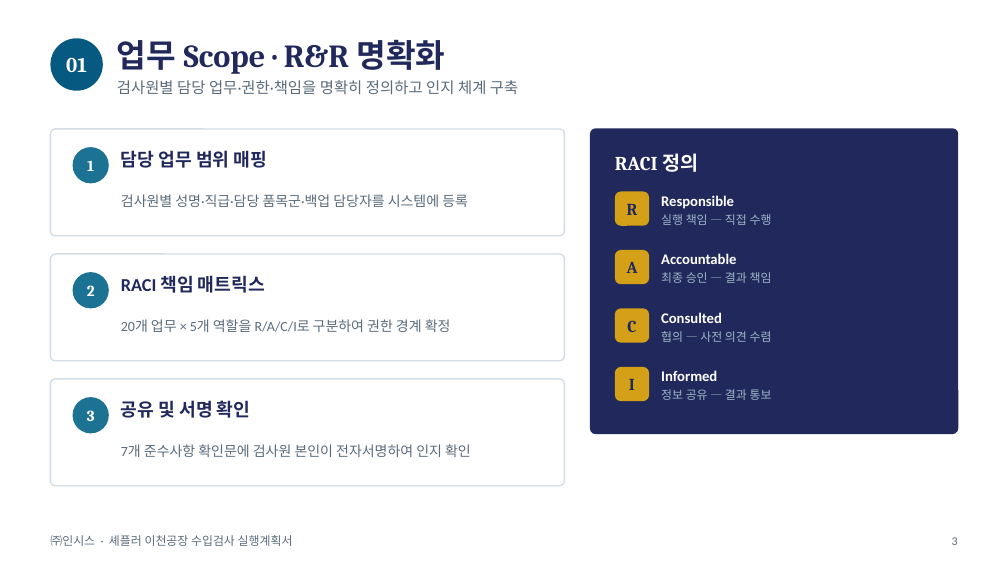
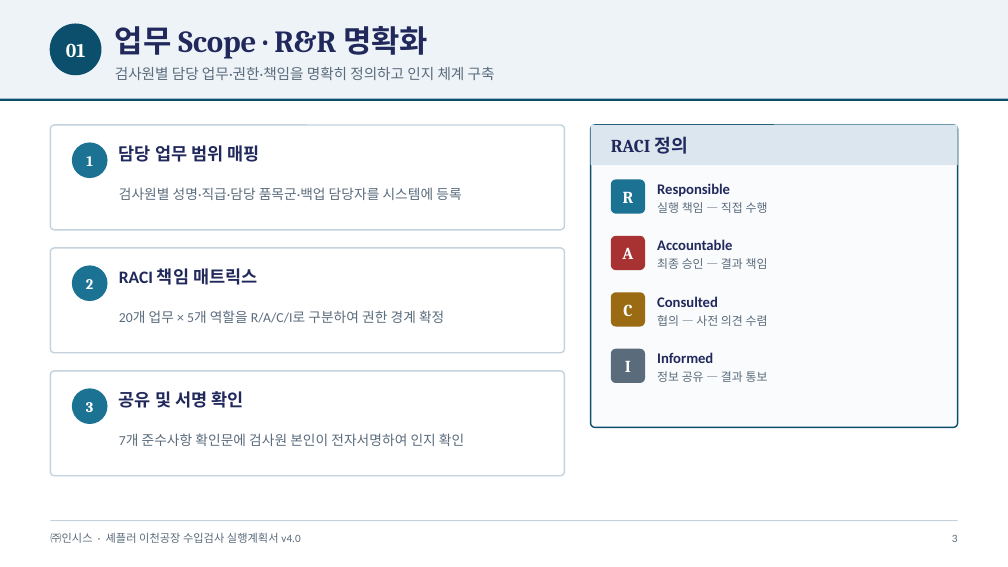
Before and after one commit to Insys-HQ/Insys-review, a slide deck: slide 3 of action_plan.pptx. Drawn at 1008x567 pixels with LibreOffice and Linux fonts; fonts in the diff are those of the drawing. Boxes give left, top, right and bottom in pixels: in the first picture for what was removed or moved away, otherwise in the second. Text is boxed around its words. In the diff, an @@ line names an element or a change of style, - is before the commit and + after.

Commit message:
action_plan.pptx v2.0 - print-optimized light background, 14 slides aligned with ims v8.3

```diff
--- a/action_plan.pptx
+++ b/action_plan.pptx
@@ rectangle added at [0, 0, 1008, 99], fill #EEF3F7 @@
@@ 3 texts, 1 ellipse: place and size @@
-3 texts, 1 ellipse at [50, 38, 518, 94]
+3 texts, 1 ellipse at [50, 24, 495, 80]
@@ text "01" at [66, 43, 85, 57]: size 15 to 14 pt @@
@@ ellipse at [50, 24, 101, 75]: fill #065A82 to #0B4F6C; outline none to #0B4F6C 1 pt @@
@@ text "업무 Scope · R&R 명확화" at [115, 26, 428, 59]: size 23 to 22 pt @@
@@ rectangle added at [0, 99, 1008, 101], fill #0B4F6C @@
@@ rounded rectangle at [591, 125, 958, 427]: fill #21295C to #FAFBFC; outline #21295C 1 pt to #0B4F6C 1 pt; proportions changed @@
@@ rectangle added at [591, 125, 958, 165], fill #DCE6EE @@
@@ text "RACI 정의": place and size @@
-text "RACI 정의" at [615, 153, 698, 172]
+text "RACI 정의" at [611, 136, 687, 154]
@@ text "RACI 정의" at [611, 136, 687, 154]: size 14 to 13 pt, text colour #FFFFFF to #21295C @@
@@ rounded rectangle at [611, 179, 645, 214]: fill #D4A017 to #1C7293; proportions changed @@
@@ text "실행 책임 — 직접 수행": place and size @@
-text "실행 책임 — 직접 수행" at [661, 214, 772, 225]
+text "실행 책임 — 직접 수행" at [657, 202, 768, 213]
@@ rounded rectangle at [611, 236, 645, 270]: fill #D4A017 to #A83232; proportions changed @@
@@ 3 rounded rectangles, 2 ellipses: place and size @@
-3 rounded rectangles, 2 ellipses at [50, 129, 958, 433]
+3 rounded rectangles, 2 ellipses at [50, 125, 958, 427]
@@ 8 texts, 3 rounded rectangles: place and size @@
-8 texts, 3 rounded rectangles at [615, 192, 772, 343]
+8 texts, 3 rounded rectangles at [611, 179, 768, 327]
@@ rounded rectangle at [611, 292, 645, 327]: fill #D4A017 to #9A6B12; proportions changed @@
@@ text colour #21295C to #FFFFFF in 4 elements at [623, 191, 634, 203], [622, 247, 633, 259], [623, 304, 632, 316], [625, 361, 631, 372] @@
@@ 3 texts, 1 rounded rectangle: place and size @@
-3 texts, 1 rounded rectangle at [615, 367, 772, 401]
+3 texts, 1 rounded rectangle at [611, 349, 768, 383]
@@ rounded rectangle at [611, 349, 645, 383]: fill #D4A017 to #5A6B7C; proportions changed @@
@@ text colour #FFFFFF to #21295C in 4 elements at [657, 183, 730, 197], [657, 239, 732, 250], [657, 296, 718, 307], [657, 352, 713, 363] @@
@@ outline #D3DDE6 1 pt to #C4D2DD 1 pt; proportions changed in 3 elements at [50, 125, 564, 230], [50, 248, 564, 353], [50, 371, 564, 476] @@
@@ 5 texts, 1 rounded rectangle, 1 ellipse: place and size @@
-5 texts, 1 rounded rectangle, 1 ellipse at [50, 275, 564, 486]
+5 texts, 1 rounded rectangle, 1 ellipse at [50, 268, 564, 476]
@@ size 11 to 10.5 pt in 4 elements at [86, 156, 93, 166], [86, 279, 93, 289], [115, 67, 495, 80], [86, 402, 93, 412] @@
@@ outline none to #1C7293 1 pt in 3 elements at [73, 143, 107, 177], [73, 266, 107, 300], [73, 389, 107, 423] @@
@@ size 13 to 12.5 pt in 3 elements at [119, 145, 259, 162], [119, 268, 257, 285], [119, 391, 243, 408] @@
@@ text colour #9FB6C6 to #5A6B7C in 4 elements at [657, 202, 768, 213], [657, 258, 768, 269], [657, 315, 768, 326], [657, 371, 768, 382] @@
@@ size 10 to 9.8 pt in 3 elements at [119, 187, 461, 200], [119, 310, 444, 323], [119, 433, 464, 446] @@
@@ text at [50, 532, 300, 543]: text changed; size 8.5 to 8 pt @@
-㈜인시스 · 셰플러 이천공장 수입검사 실행계획서
+㈜인시스 · 셰플러 이천공장 수입검사 실행계획서 v4.0
@@ rectangle added at [50, 520, 958, 521], fill #C4D2DD @@
@@ text "3" at [952, 535, 958, 542]: size 8.5 to 8 pt @@
```
Also in this commit, not shown: 11 other slides changed, 2 slides added, 1 slide removed.
